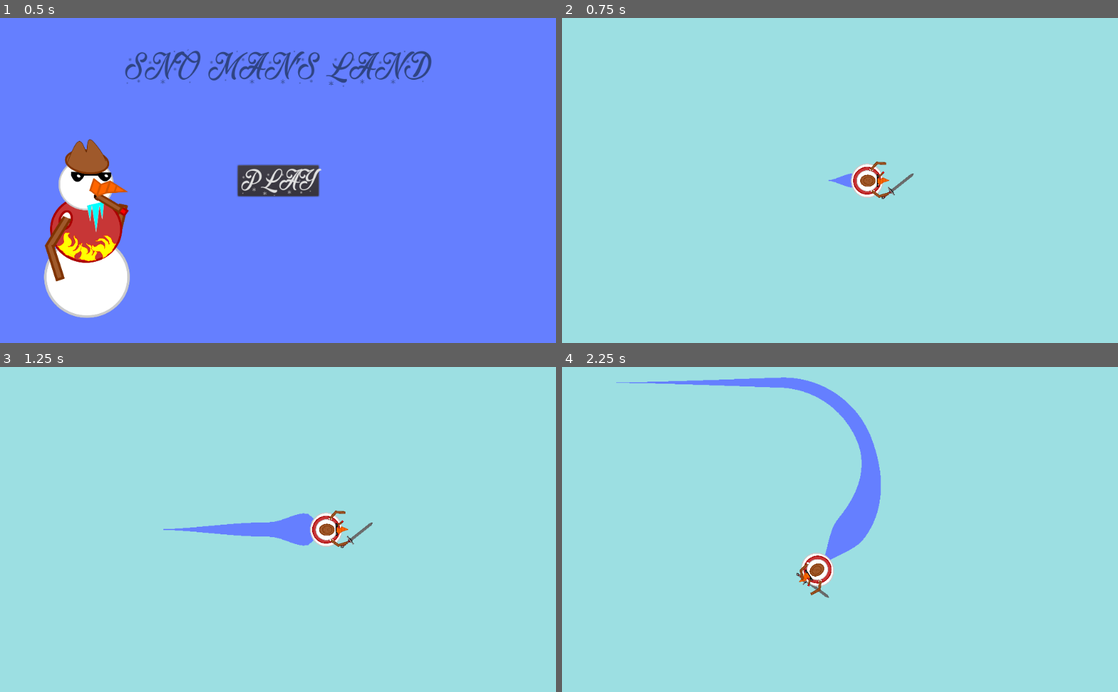
Above: before the commit, frames 1-4 (two rows, left to right).
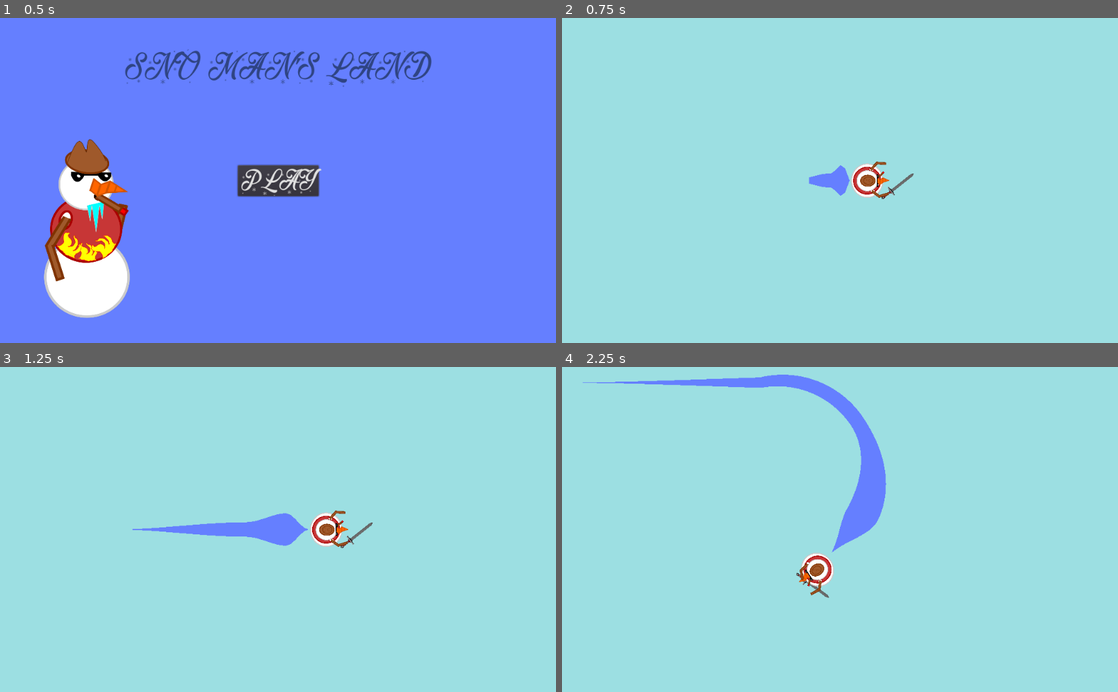
Above: after the commit, the same moments.

Repository: samithShetty/Fall-22-49er-Game-Jam
Game: Godot game, scene res://title.tscn
Same seed, same stepped clock (60 frames per second), same inputs: the game is played once before the commit and once after it.
Inputs:
- Up to frame 1 (0.5 s): no input
- Up to frame 2 (0.75 s): click "PLAY" at 0.5 s
- Up to frame 3 (1.25 s): no input
- Up to frame 4 (2.25 s): hold D (right) 1.28-2.03 s; hold J (swing) 1.28-2.03 s; hold S (down) from 2.03 s (still down); tap J (swing) at 2.1 s

Frame 1 is identical in both runs. In frame 2, 0.3% of the frame differs, in the area x 44-53%, y 45-55%; in frame 3, 0.7%; in frame 4, 1.1%, in the area x 3-59%, y 2-60%.

Commit message:
Merged all changes

Diff:
--- a/Snowman.gd
+++ b/Snowman.gd
@@ -2,12 +2,14 @@
 
 export var turn_speed = 0.05
 export var speed = 500
-export var max_speed = 500
-export var acceleration = 3.0
-var swingTime = 0
 
 var lookDir = Vector2(1,0)
 var moveAngle = 0
+var isJumping = false
+var jumpTime = 0
+var swingTime = 0
+onready var waterTrail = preload("res://WaterTrail.tscn")
+
 func _ready():
 	($taco.stream as AudioStreamMP3).loop = false
 
@@ -18,10 +20,19 @@
 		if swingTime <= 0:
 			$SwordArea/CollisionShape2D.disabled = true
 
+	if isJumping:
+		jumpTime -= delta
+		if jumpTime <= 0:
+			isJumping = false
+			$Sprites.scale.x = 1
+			$Sprites.scale.y = 1
+			var new_trail = waterTrail.instance()
+			get_parent().add_child(new_trail)
+
 	var x = Input.get_action_strength("right") - Input.get_action_strength("left")
 	var y = Input.get_action_strength("up") - Input.get_action_strength("down")
 
-	if x: # Extra turn render rotation
+	if x and not isJumping: # Extra turn render rotation
 		moveAngle += sign(x) * turn_speed
 		lookDir = lookDir.slerp(Vector2(1,0).rotated(moveAngle + sign(x)*PI/2),0.1)
 	else: # Normal Smooth render rotation
@@ -42,13 +53,14 @@
 		$SwordArea/CollisionShape2D.disabled = false
 		swingTime = .4
 
+	if event.is_action_pressed("jump") and !isJumping:
+		isJumping = true
+		$Sprites.scale.x = 1.2
+		$Sprites.scale.y = 1.2
+		jumpTime = .3
+
 func die():
 	get_tree().change_scene("res://deathScreen.tscn")
 
-func _on_WaterArea_area_entered(area):
-	die()
-
-
-
 func _on_SwordArea_body_entered(body):
 	body.apply_impulse(Vector2(0,0),(body.position - $SwordArea.global_position).normalized() * 2000)
--- a/TestScene.tscn
+++ b/TestScene.tscn
@@ -22,7 +22,7 @@
 [sub_resource type="Animation" id=4]
 length = 0.001
 tracks/0/type = "value"
-tracks/0/path = NodePath("rightArm:position")
+tracks/0/path = NodePath("Sprites/rightArm:position")
 tracks/0/interp = 1
 tracks/0/loop_wrap = true
 tracks/0/imported = false
@@ -34,7 +34,7 @@
 "values": [ Vector2( 23, 27 ) ]
 }
 tracks/1/type = "value"
-tracks/1/path = NodePath("rightArm:rotation_degrees")
+tracks/1/path = NodePath("Sprites/rightArm:rotation_degrees")
 tracks/1/interp = 1
 tracks/1/loop_wrap = true
 tracks/1/imported = false
@@ -46,7 +46,7 @@
 "values": [ 83.9243 ]
 }
 tracks/2/type = "value"
-tracks/2/path = NodePath("Sword:position")
+tracks/2/path = NodePath("Sprites/Sword:position")
 tracks/2/interp = 1
 tracks/2/loop_wrap = true
 tracks/2/imported = false
@@ -58,7 +58,7 @@
 "values": [ Vector2( 58, 12 ) ]
 }
 tracks/3/type = "value"
-tracks/3/path = NodePath("Sword:rotation_degrees")
+tracks/3/path = NodePath("Sprites/Sword:rotation_degrees")
 tracks/3/interp = 1
 tracks/3/loop_wrap = true
 tracks/3/imported = false
@@ -70,7 +70,7 @@
 "values": [ 51.5626 ]
 }
 tracks/4/type = "value"
-tracks/4/path = NodePath("leftArm:position")
+tracks/4/path = NodePath("Sprites/leftArm:position")
 tracks/4/interp = 1
 tracks/4/loop_wrap = true
 tracks/4/imported = false
@@ -82,7 +82,7 @@
 "values": [ Vector2( 19, -30 ) ]
 }
 tracks/5/type = "value"
-tracks/5/path = NodePath("leftArm:rotation_degrees")
+tracks/5/path = NodePath("Sprites/leftArm:rotation_degrees")
 tracks/5/interp = 1
 tracks/5/loop_wrap = true
 tracks/5/imported = false
@@ -97,7 +97,7 @@
 [sub_resource type="Animation" id=5]
 resource_name = "swing"
 tracks/0/type = "value"
-tracks/0/path = NodePath("rightArm:position")
+tracks/0/path = NodePath("Sprites/rightArm:position")
 tracks/0/interp = 1
 tracks/0/loop_wrap = true
 tracks/0/imported = false
@@ -109,7 +109,7 @@
 "values": [ Vector2( 25, 14 ), Vector2( 24, 27 ), Vector2( 16, 33 ), Vector2( 22, 29 ), Vector2( 25, 23 ), Vector2( 25, 14 ) ]
 }
 tracks/1/type = "value"
-tracks/1/path = NodePath("rightArm:rotation_degrees")
+tracks/1/path = NodePath("Sprites/rightArm:rotation_degrees")
 tracks/1/interp = 1
 tracks/1/loop_wrap = true
 tracks/1/imported = false
@@ -121,7 +121,7 @@
 "values": [ 36.1042, 81.3309, 126.558, 96.4064, 66.2553, 36.1042 ]
 }
 tracks/2/type = "value"
-tracks/2/path = NodePath("Sword:position")
+tracks/2/path = NodePath("Sprites/Sword:position")
 tracks/2/interp = 1
 tracks/2/loop_wrap = true
 tracks/2/imported = false
@@ -133,7 +133,7 @@
 "values": [ Vector2( 26, -20 ), Vector2( 60, 12 ), Vector2( 47, 61 ), Vector2( 62, 28 ), Vector2( 52, -3 ), Vector2( 26, -20 ) ]
 }
 tracks/3/type = "value"
-tracks/3/path = NodePath("Sword:rotation_degrees")
+tracks/3/path = NodePath("Sprites/Sword:rotation_degrees")
 tracks/3/interp = 1
 tracks/3/loop_wrap = true
 tracks/3/imported = false
@@ -145,7 +145,7 @@
 "values": [ -20.3704, 56.5208, 133.412, 82.1512, 30.8904, -20.3704 ]
 }
 tracks/4/type = "value"
-tracks/4/path = NodePath("leftArm:position")
+tracks/4/path = NodePath("Sprites/leftArm:position")
 tracks/4/interp = 1
 tracks/4/loop_wrap = true
 tracks/4/imported = false
@@ -157,7 +157,7 @@
 "values": [ Vector2( 19, -30 ), Vector2( 11, -35 ), Vector2( 19, -30 ) ]
 }
 tracks/5/type = "value"
-tracks/5/path = NodePath("leftArm:rotation_degrees")
+tracks/5/path = NodePath("Sprites/leftArm:rotation_degrees")
 tracks/5/interp = 1
 tracks/5/loop_wrap = true
 tracks/5/imported = false
@@ -180,7 +180,6 @@
 
 [node name="WaterTrail" parent="." instance=ExtResource( 8 )]
 width_curve = SubResource( 6 )
-default_color = Color( 0.4, 0.501961, 1, 1 )
 
 [node name="WaterArea" parent="WaterTrail" index="0"]
 collision_mask = 8
@@ -212,13 +211,30 @@
 shape = SubResource( 2 )
 disabled = true
 
-[node name="Snowman" type="Sprite" parent="Snowman"]
+[node name="AnimationPlayer" type="AnimationPlayer" parent="Snowman"]
+anims/RESET = SubResource( 4 )
+anims/swing = SubResource( 5 )
+
+[node name="SnowmanCollider" type="CollisionShape2D" parent="Snowman"]
+shape = SubResource( 7 )
+
+[node name="AudioStreamPlayer2D" type="AudioStreamPlayer2D" parent="Snowman"]
+stream = ExtResource( 5 )
+volume_db = -13.109
+autoplay = true
+
+[node name="taco" type="AudioStreamPlayer2D" parent="Snowman"]
+stream = ExtResource( 9 )
+
+[node name="Sprites" type="Node2D" parent="Snowman"]
+
+[node name="Snowman" type="Sprite" parent="Snowman/Sprites"]
 position = Vector2( -1, -1 )
 rotation = 1.5708
 scale = Vector2( 0.1, 0.1 )
 texture = ExtResource( 4 )
 
-[node name="rightArm" type="Sprite" parent="Snowman"]
+[node name="rightArm" type="Sprite" parent="Snowman/Sprites"]
 position = Vector2( 23, 27 )
 rotation = 1.46476
 scale = Vector2( 0.1, 0.1 )
@@ -226,35 +242,20 @@
 texture = ExtResource( 7 )
 flip_h = true
 
-[node name="leftArm" type="Sprite" parent="Snowman"]
+[node name="leftArm" type="Sprite" parent="Snowman/Sprites"]
 position = Vector2( 19, -30 )
 rotation = 1.45196
 scale = Vector2( 0.1, 0.1 )
 z_index = 1
 texture = ExtResource( 7 )
 
-[node name="Sword" type="Sprite" parent="Snowman"]
+[node name="Sword" type="Sprite" parent="Snowman/Sprites"]
 position = Vector2( 58, 12 )
 rotation = 0.899937
 scale = Vector2( 0.07, 0.07 )
 z_index = -1
 texture = ExtResource( 6 )
 
-[node name="AnimationPlayer" type="AnimationPlayer" parent="Snowman"]
-anims/RESET = SubResource( 4 )
-anims/swing = SubResource( 5 )
-
-[node name="SnowmanCollider" type="CollisionShape2D" parent="Snowman"]
-shape = SubResource( 7 )
-
-[node name="AudioStreamPlayer2D" type="AudioStreamPlayer2D" parent="Snowman"]
-stream = ExtResource( 5 )
-volume_db = -13.109
-autoplay = true
-
-[node name="taco" type="AudioStreamPlayer2D" parent="Snowman"]
-stream = ExtResource( 9 )
-
 [node name="island" type="Area2D" parent="."]
 modulate = Color( 0.615686, 0.878431, 0.886275, 1 )
 z_index = -1000
--- a/WaterTrail.gd
+++ b/WaterTrail.gd
@@ -1,9 +1,12 @@
 extends Line2D
 
 export var length = 500
-export var delay = 50
+export var head_buffer = 32
+export var tail_buffer = 0
 onready var player = get_parent().get_node("Snowman")
 onready var area = $WaterArea
+onready var freezeTimer = 5
+var active = true
 var point = Vector2()
 var prev_point = Vector2()
 var segments = []
@@ -16,20 +19,33 @@
 
 
 func _process(delta):
-	global_position = Vector2(0,0)
-	global_rotation = 0
-	point = player.global_position
-	add_point(point)
+	if player.isJumping:
+		active = false
+	if not active:
+		if get_point_count() == 0:
+			queue_free()
+		elif freezeTimer <=0:
+			remove_point(0)
+			area.remove_child(segments.pop_front())
+		else:
+			freezeTimer -= delta
+	else:
+		point = player.global_position - player.linear_velocity.normalized()*head_buffer
+		add_point(point)
 
-	#Add segment collider
-	var new_segment = CollisionShape2D.new()
-	new_segment.shape = SegmentShape2D.new()
-	new_segment.shape.a = prev_point
-	new_segment.shape.b = point
-	area.add_child(new_segment)
-	segments.append(new_segment)
+		#Add segment collider
+		if (get_point_count() > tail_buffer):
+			var new_segment = CollisionShape2D.new()
+			new_segment.shape = SegmentShape2D.new()
+			new_segment.shape.a = prev_point
+			new_segment.shape.b = point
+			area.add_child(new_segment)
+			segments.append(new_segment)
+			prev_point = point
 
-	prev_point = point
+	for p in points:
+		if (p-player.position).length() < 5 and (not player.isJumping) and p != player.position:
+			player.die()
 
 	while get_point_count() > length:
 		remove_point(0)
--- a/WaterTrail.tscn
+++ b/WaterTrail.tscn
@@ -1,10 +1,14 @@
-[gd_scene load_steps=2 format=2]
+[gd_scene load_steps=3 format=2]
 
 [ext_resource path="res://WaterTrail.gd" type="Script" id=1]
+
+[sub_resource type="Curve" id=1]
+_data = [ Vector2( 0, 0.545455 ), 0.0, 0.0, 0, 0, Vector2( 0.43662, 0.972727 ), 0.0, 0.0, 0, 0, Vector2( 0.859155, 0.8 ), 0.0, 0.0, 0, 0, Vector2( 1, 0.309091 ), 0.0, 0.0, 0, 0 ]
 
 [node name="Line2D" type="Line2D"]
 z_index = -1
 width = 60.0
+width_curve = SubResource( 1 )
 default_color = Color( 0.4, 0.501961, 1, 1 )
 joint_mode = 2
 begin_cap_mode = 2
